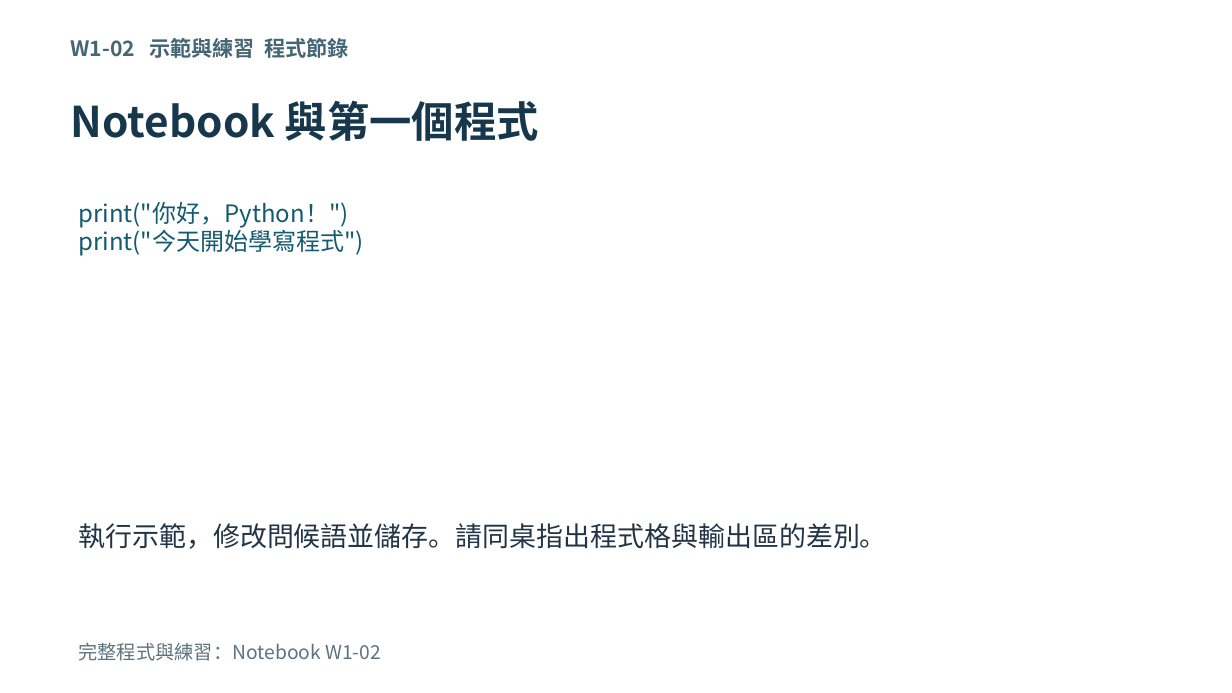
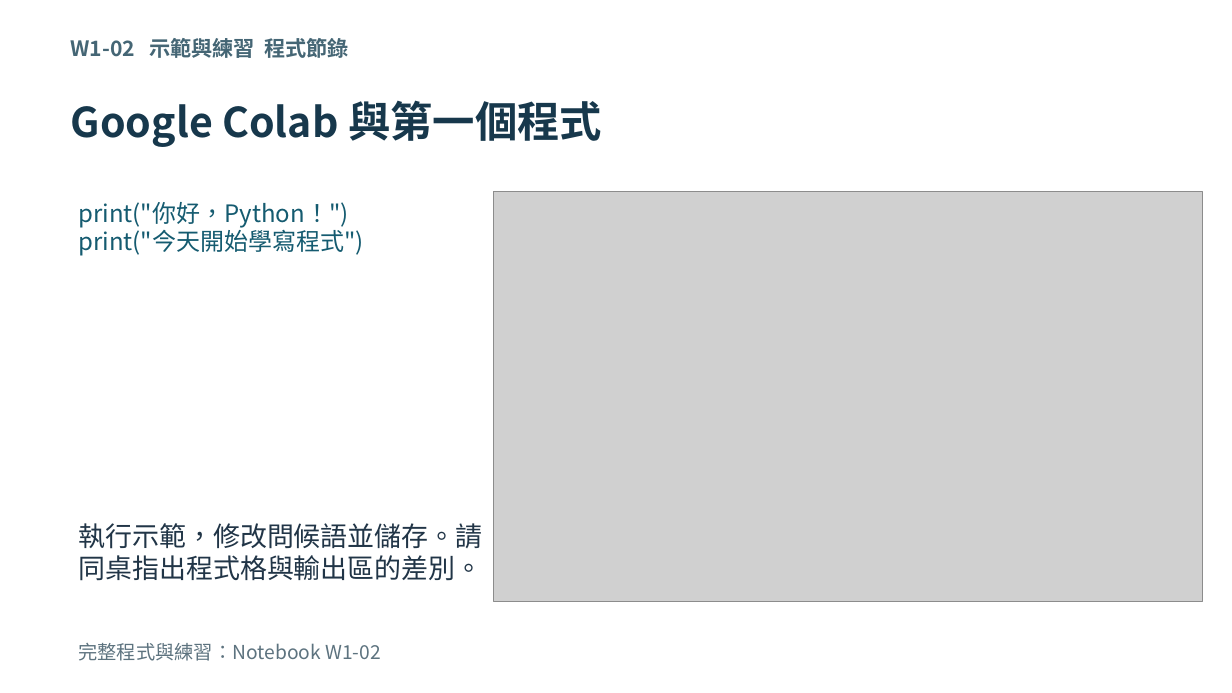
Before and after one commit to wangsungwen/Python-Artificial-Intelligence-Instruction, a slide deck: slide 7 of 五週Python人工智慧教學包/第1週/W01_教學簡報.pptx (slide 6 before the commit). Drawn at 1232x693 pixels with LibreOffice and Linux fonts; fonts in the diff are those of the drawing; grey boxes stand for pictures. Boxes give left, top, right and bottom in pixels: in the first picture for what was removed or moved away, otherwise in the second. Text is boxed around its words. In the diff, an @@ line names an element or a change of style, - is before the commit and + after.

```diff
--- a/五週Python人工智慧教學包/第1週/W01_教學簡報.pptx
+++ b/五週Python人工智慧教學包/第1週/W01_教學簡報.pptx
@@ text at (71,100,602,147): text changed; size 33 to 32 pt @@
-Notebook 與第一個程式
+Google Colab 與第一個程式
@@ picture added at (494,191,1202,601) @@
@@ text "執行示範，修改問候語並儲存。請同桌指出程式格與輸出區的差別。" rewrapped from (78,523,887,549) to (78,523,482,581) @@
```
Also in this commit, not shown: 3 other slides changed, 56 slides added.
